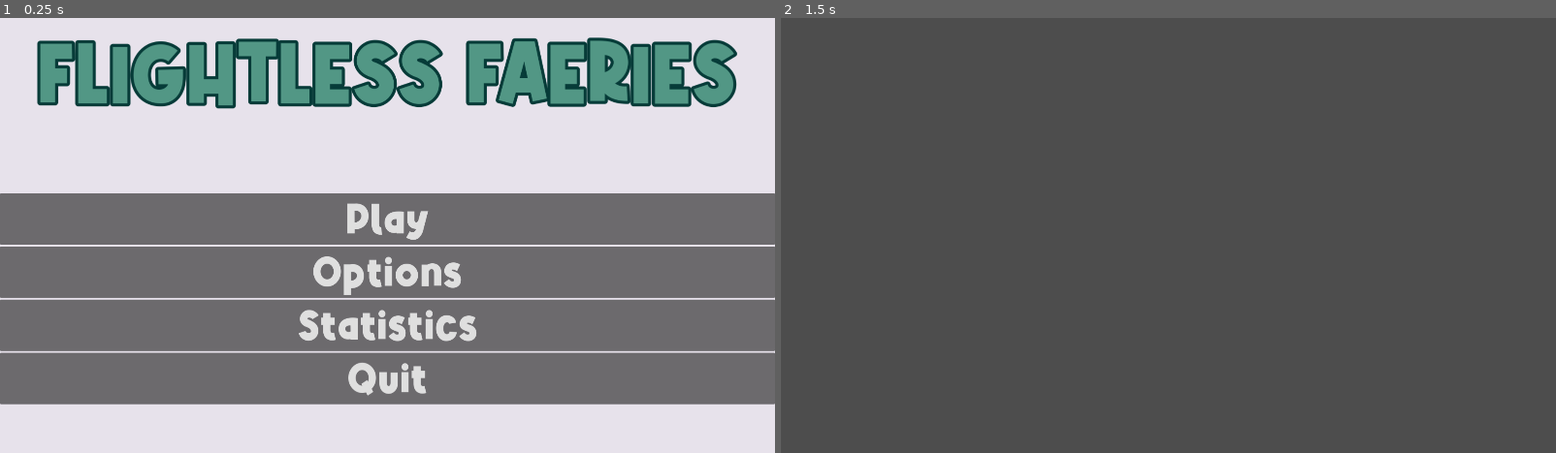
Above: before the commit, frames 1-2 (left to right).
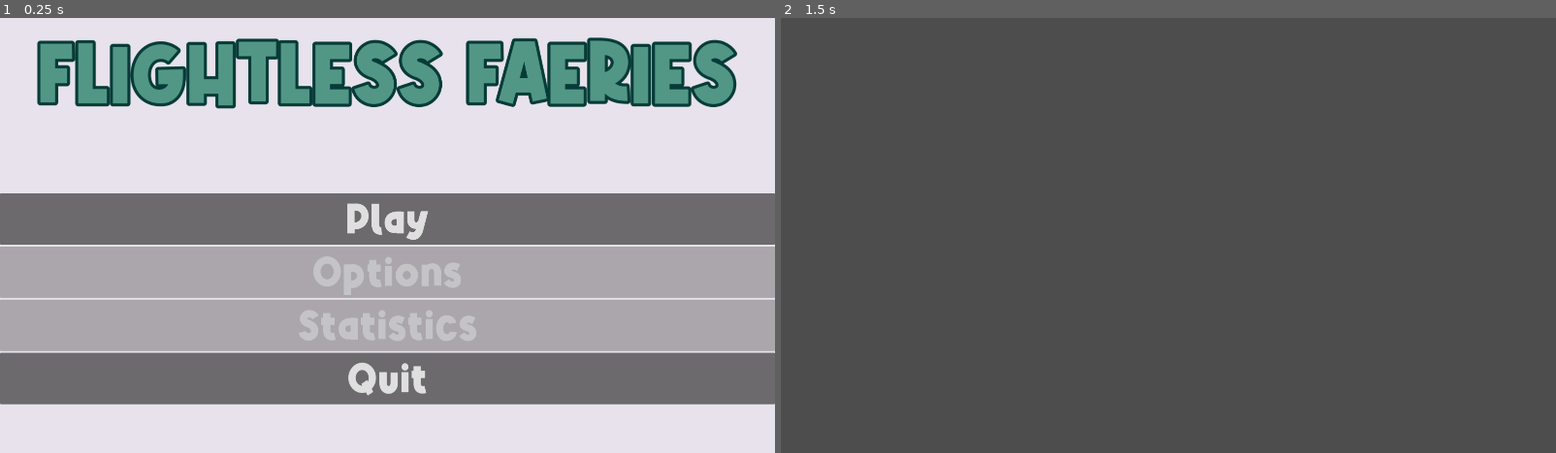
Above: after the commit, the same moments.

Repository: Teakitter/FlightlessFaeries
Game: Godot game, scene res://scenes/menu.tscn
Two runs of this game, one before a commit and one after it. Both use one fixed random seed, a clock stepped at 60 frames per second and the inputs below.
Inputs:
- Up to frame 1 (0.25 s): no input
- Up to frame 2 (1.5 s): click "Play" at 0.5 s; tap Enter at 1.25 s

The runs differ from the first frame. In frame 1, 23% of the frame differs, in the area x 0-100%, y 52-77%; in frame 2, nothing differs.

Commit message:
Hide buttons that don't work as of yet

Diff:
--- a/game/scenes/menu.tscn
+++ b/game/scenes/menu.tscn
@@ -73,10 +73,12 @@
 
 [node name="Options" type="Button" parent="MarginContainer/VBoxContainer"]
 layout_mode = 2
+disabled = true
 text = "Options"
 
 [node name="Statistics" type="Button" parent="MarginContainer/VBoxContainer"]
 layout_mode = 2
+disabled = true
 text = "Statistics"
 
 [node name="Quit" type="Button" parent="MarginContainer/VBoxContainer"]
